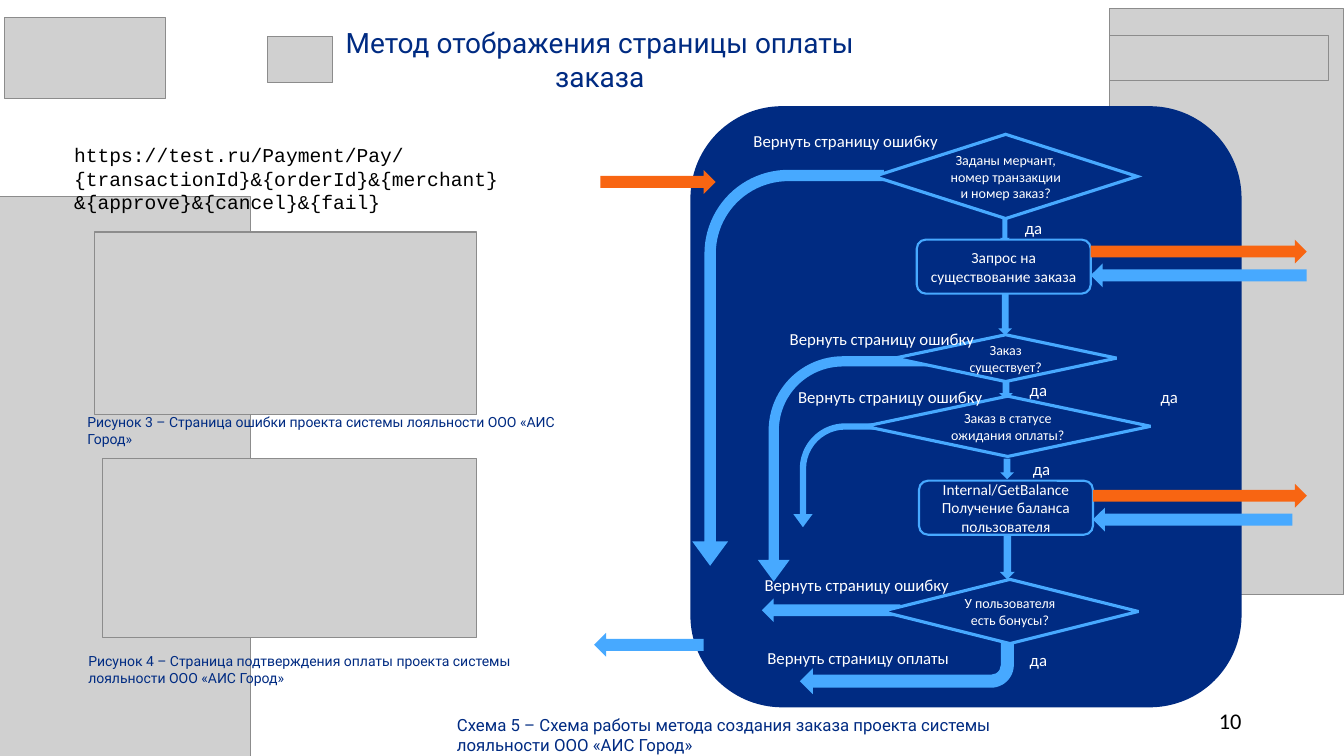
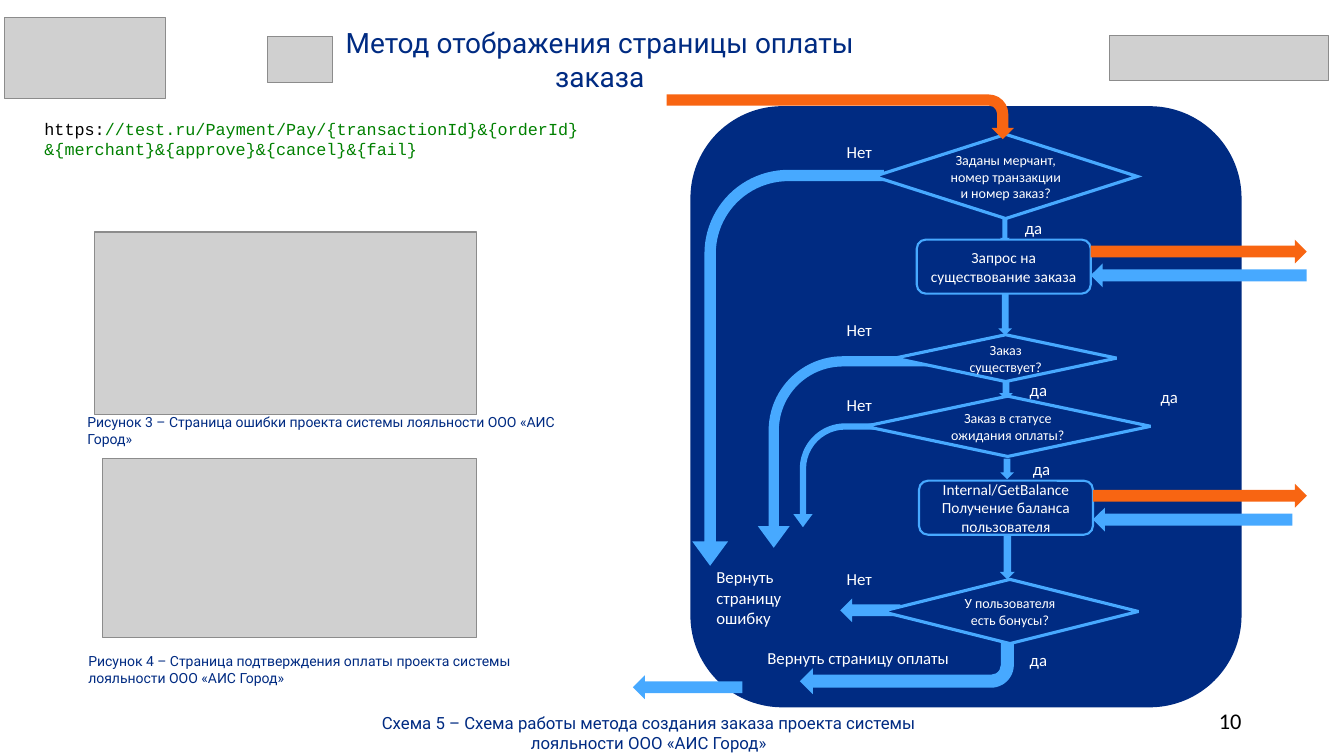
Before and after one commit to SalminaTatyana/DiplomNote, a slide deck: slide 10 of Иванова.pptx. Drawn at 1344x756 pixels with LibreOffice and Linux fonts; fonts in the diff are those of the drawing; grey boxes stand for pictures. Boxes give left, top, right and bottom in pixels: in the first picture for what was removed or moved away, otherwise in the second. Text is boxed around its words. In the diff, an @@ line names an element or a change of style, - is before the commit and + after.

```diff
--- a/Иванова.pptx
+++ b/Иванова.pptx
@@ picture removed at (1110, 9, 1344, 596) @@
@@ text "https://test.ru/Payment/Pay/{transactionId}&{orderId}&{merch ...": place and size @@
-text "https://test.ru/Payment/Pay/{transactionId}&{orderId}&{merch ..." at (74, 149, 498, 216)
+text "https://test.ru/Payment/Pay/{transactionId}&{orderId}&{merch ..." at (44, 123, 578, 159)
@@ text "https://test.ru/Payment/Pay/{transactionId}&{orderId}&{merch ..." at (44, 123, 578, 159): size 14 to 12 pt, text colour #000000 to #008000 @@
@@ bent arrow added at (666, 95, 1013, 139), fill #F86512 @@
@@ text removed at (753, 135, 937, 150) @@
-Вернуть страницу ошибку
@@ text added at (847, 147, 872, 158), 12 pt, text #FFFFFF @@
+Нет
@@ right arrow removed at (601, 170, 716, 195) @@
@@ picture removed at (0, 197, 251, 756) @@
@@ text added at (847, 325, 872, 336), 12 pt, text #FFFFFF @@
+Нет
@@ bent arrow: place and size @@
-bent arrow at (758, 356, 928, 582)
+bent arrow at (758, 356, 928, 548)
@@ text removed at (790, 333, 973, 350) @@
-Вернуть страницу ошибку
@@ text removed at (798, 391, 982, 407) @@
-Вернуть страницу ошибку
@@ text added at (847, 400, 872, 411), 12 pt, text #FFFFFF @@
+Нет
@@ text "Вернуть страницу ошибку" rewrapped from (765, 577, 948, 595) to (716, 572, 781, 627) @@
@@ right arrow: place and size @@
-right arrow at (762, 599, 901, 623)
+right arrow at (841, 599, 901, 623)
@@ text added at (847, 574, 872, 585), 12 pt, text #FFFFFF @@
+Нет
@@ right arrow: place and size @@
-right arrow at (594, 633, 704, 657)
+right arrow at (633, 676, 743, 700)
@@ text "Схема 5 – Схема работы ...": place and size @@
-text "Схема 5 – Схема работы ..." at (457, 718, 990, 755)
+text "Схема 5 – Схема работы ..." at (382, 716, 915, 753)
@@ text "Схема 5 – Схема работы ..." at (382, 716, 915, 753): alignment left to centre @@
```
Also in this commit, not shown: 10 other slides changed.
